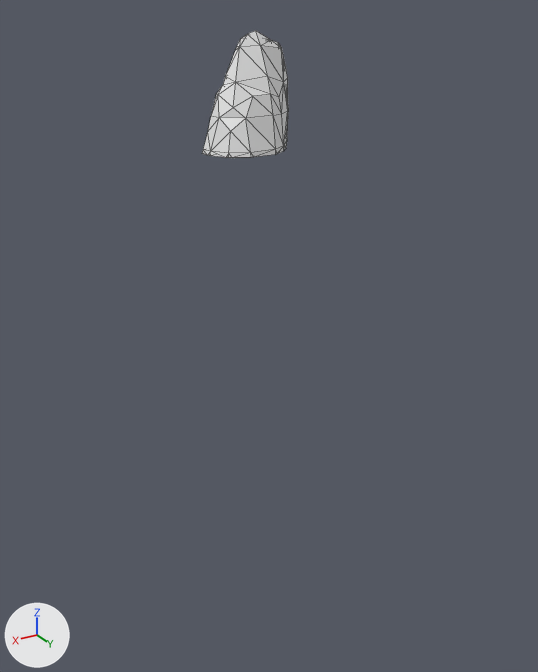
Two versions of the glTF model assets/terrain/surface_pieces/surf_13_5.glb, one commit apart.
Both versions are drawn from a camera (50 mm lens) standing at (-31.12, 101.44, -1.03) and looking at (-42.53, 82.43, -10.54). Arrows for +X, +Y and +Z are at lower left; the lights stay in place. The first picture is the older version. Mesh edges are drawn as thin lines. Where no turn or scale is listed for an object, it has been applied to the vertices.

In view in the first picture: 'geometry_0'.
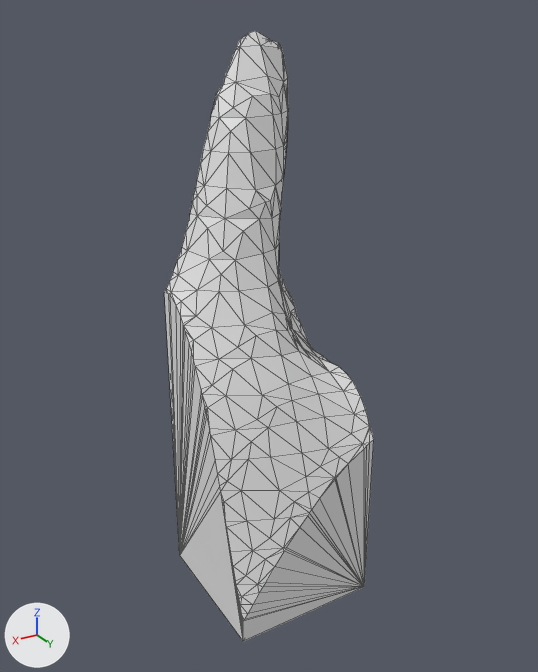
The change in detail:
me_geometry_0 is used by ob_geometry_0; location (0.0, 0.0, 0.0).
me_geometry_0 had 62 vertices, 120 faces and spanned x -44.74..-41.55, y 80.0..81.38, z -5.0..-1.44.
me_geometry_0 now has 268 vertices, 532 faces and spans x -45.0..-40.0, y 80.0..85.0, z -20.0..-1.44.
Part 1, on me_geometry_0:
13 vertices are removed from x -44.6..-41.55, y 80.0..81.38, z -5.0.
41 faces are deleted.
1 vertex moves from x -41.57, y 80.3, z -5.0 to x -41.48, y 80.0, z -5.27.
219 vertices are added at x -45.0..-40.0, y 80.0..85.0, z -20.0..-5.34.
453 new faces join them.

Pixel boxes (x1, y1, x2, y2) of what changed, in the pictures (538 x 672 px):
'geometry_0', reshaped (140% wider, 375% taller): before (202, 30, 289, 158); after (164, 30, 374, 642)
part 1 of me_geometry_0, built on: before (202, 141, 287, 158); after (164, 141, 374, 642)
